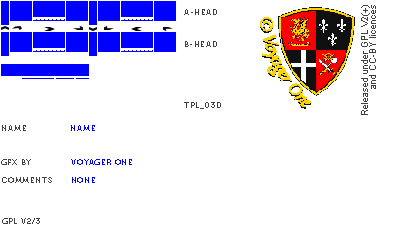
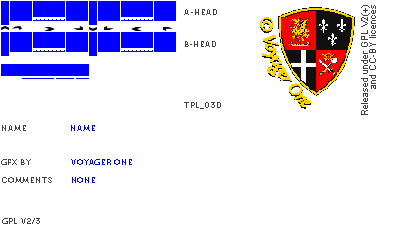
Two versions of the same layered image (400 x 230). Layer-by-layer changes:
painted on "voyager one" over (114, 159, 121, 165)
painted on "gfx by" over (21, 159, 26, 165)
painted on "b-head" over (194, 41, 217, 47)